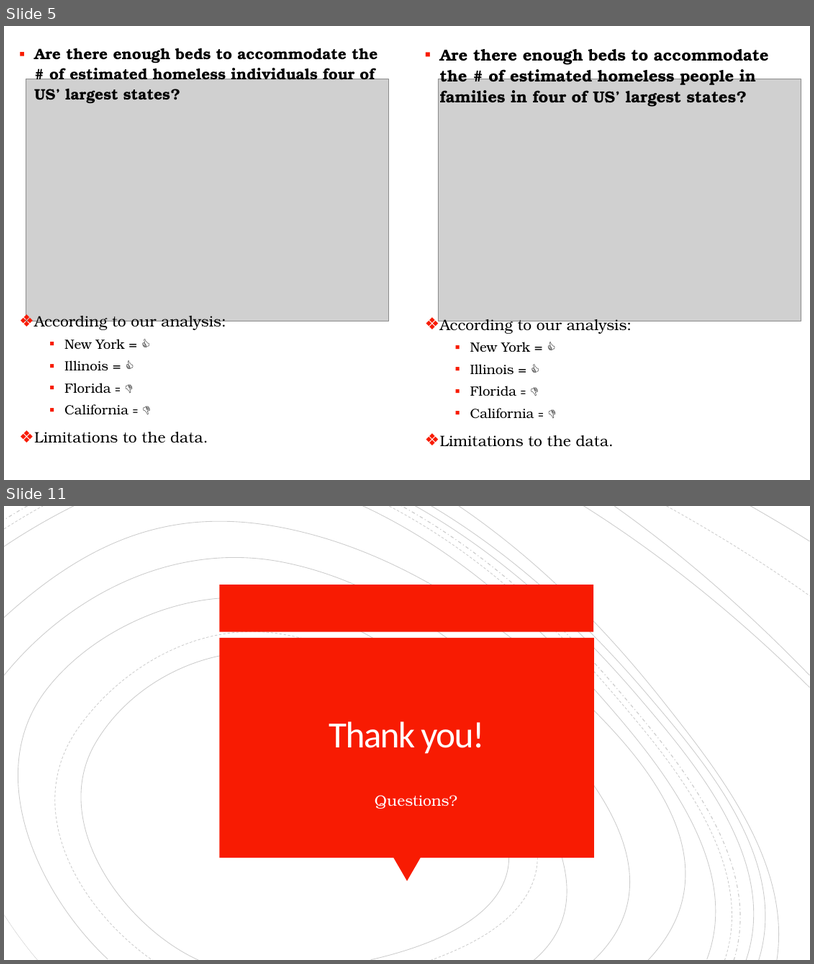
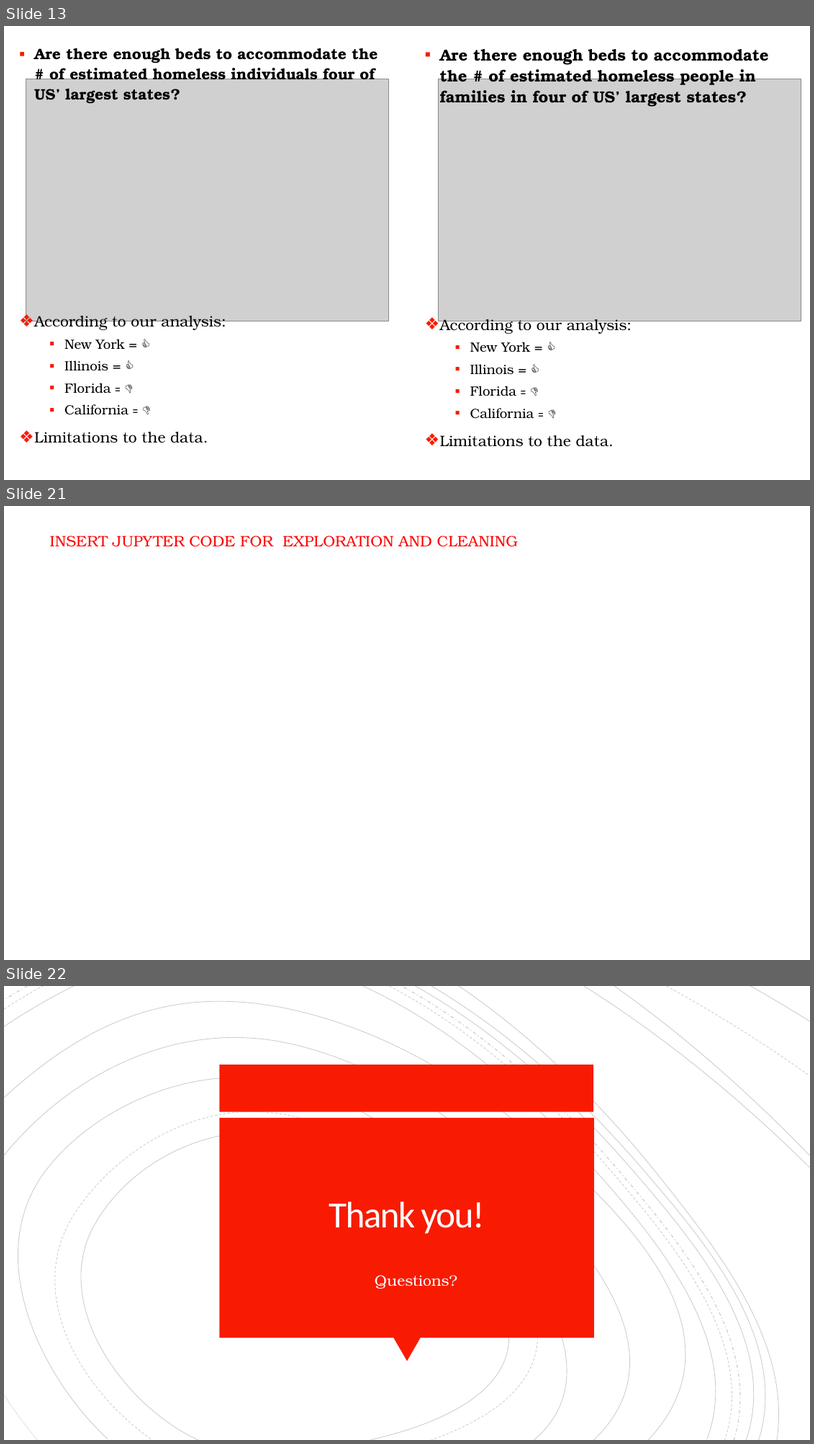
Before and after one commit to cic2003/Group3Project1, a slide deck: Homelessness Presentation_Project 1_ChidimaEdits.pptx. Shown one above the other, each under a label of ours: slides 5 and 11 before the commit, slides 13, 21 and 22 after it; the slides between them are not shown. The pictures are 814x964 and 814x1444 pixels, drawn with LibreOffice and Linux fonts; fonts in the diff are those of the drawing; grey boxes stand for pictures. Boxes give left, top, right and bottom in pixels: in the first picture for what was removed or moved away, otherwise in the second. Text is boxed around its words. In the diff, an @@ line names an element or a change of style, - is before the commit and + after.

```diff
--- a/Homelessness Presentation_Project 1_ChidimaEdits.pptx
+++ b/Homelessness Presentation_Project 1_ChidimaEdits.pptx
@@ slide 21 added at [4,506,810,960], background #FFFFFF @@
@@ text added at [50,536,518,547], 18 pt, text #FF0000 @@
+INSERT JUPYTER CODE FOR EXPLORATION AND CLEANING
@@ what was slide 5 is now slide 13 @@
@@ what was slide 11 is now slide 22 @@
```
Also in this commit, not shown: 3 slides changed, 16 other slides added, 6 slides removed.
